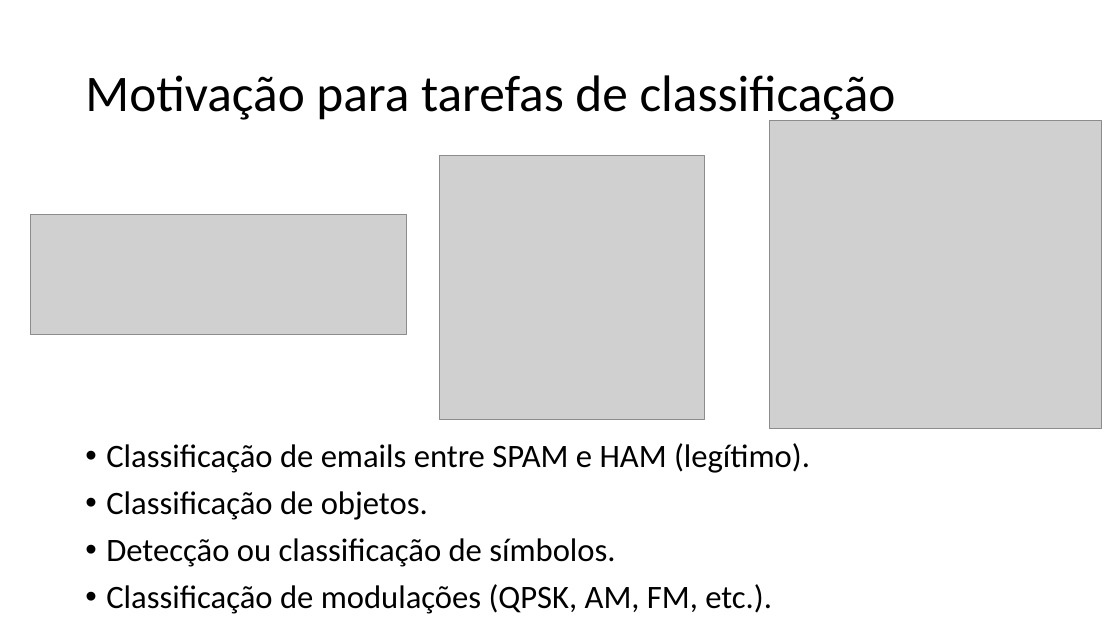
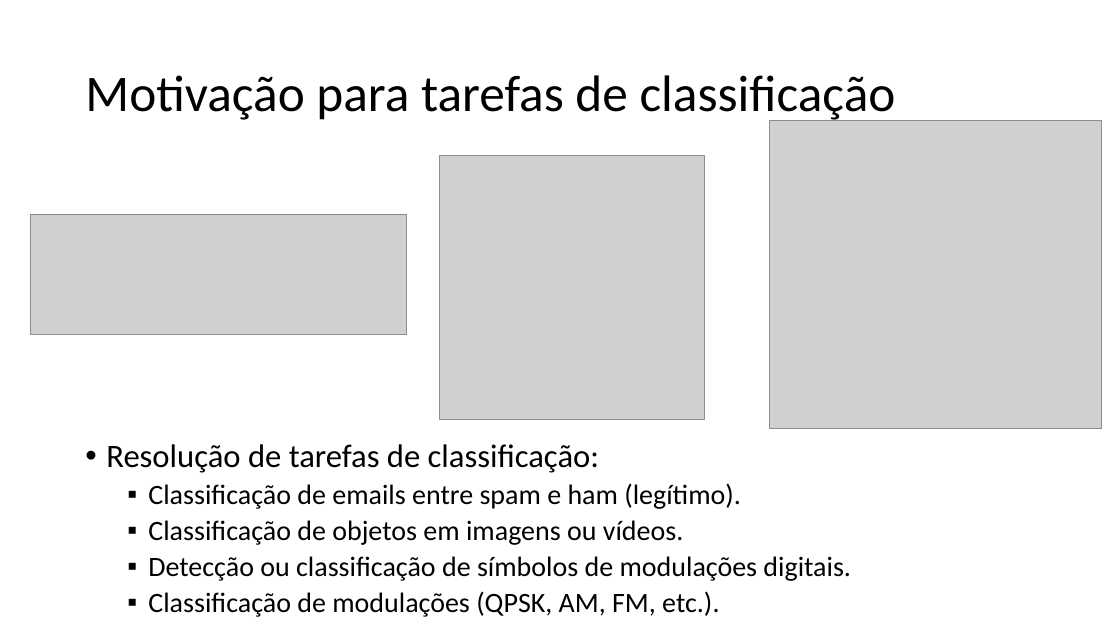
Before and after one commit to zz4fap/t320_aprendizado_de_maquina, a slide deck: slide 9 of slides/T320_Classificação (Parte I).pptx. Drawn at 1120x630 pixels with LibreOffice and Linux fonts; fonts in the diff are those of the drawing; grey boxes stand for pictures. Boxes give left, top, right and bottom in pixels: in the first picture for what was removed or moved away, otherwise in the second. Text is boxed around its words. In the diff, an @@ line names an element or a change of style, - is before the commit and + after.

```diff
--- a/slides/T320_Classificação (Parte I).pptx
+++ b/slides/T320_Classificação (Parte I).pptx
@@ text at bbox=[106, 444, 851, 581]: text changed; size 28 to 24 pt @@
-• Classificação de emails entre SPAM e HAM (legítimo).
-• Classificação de objetos.
-• Detecção ou classificação de símbolos.
+• Resolução de tarefas de classificação:
+  ▪ Classificação de emails entre spam e ham (legítimo).
+  ▪ Classificação de objetos em imagens ou vídeos.
+  ▪ Detecção ou classificação de símbolos de modulações digitais.
@@ text at bbox=[148, 591, 720, 617]: size 28 to 24 pt in "Classificação de modulações (QPSK, AM, FM, etc.)."; bullet • to ▪; list level 1 to 2 in "Classificação de modulações (QPSK, AM, ..." @@
```
Also in this commit, not shown: 7 other slides changed, 1 other file.
